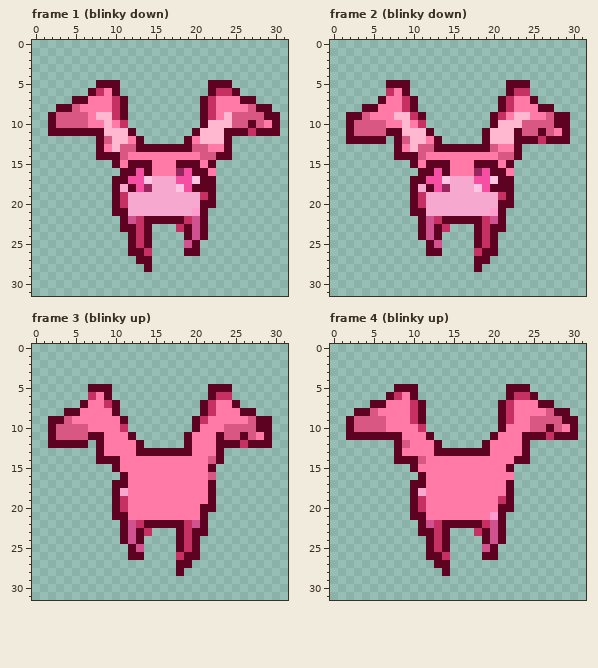
One commit to this pixel-art file: SuiseiSenSei/Assets/PixelArt/Sprite-0003.aseprite. The first picture shows the starting point.
32x32 pixels, 8 frames. Shown: frame 1 (blinky down), frame 2 (blinky down), frame 3 (blinky up), frame 4 (blinky up).
After the commit:
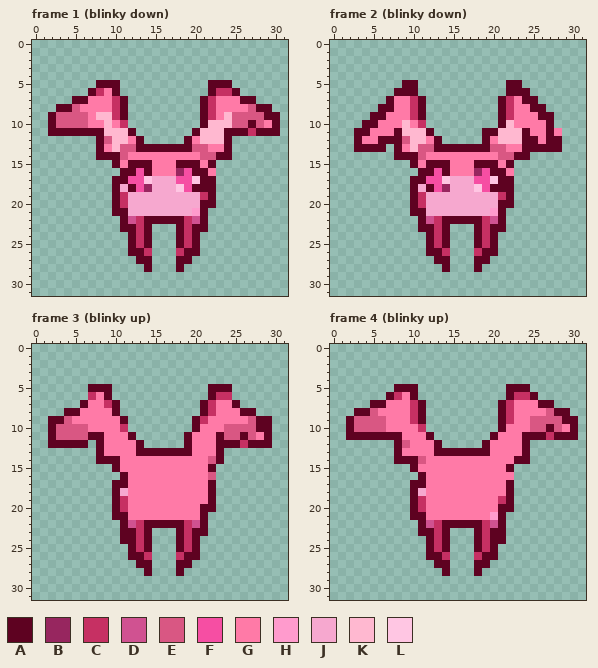
Palette (. is transparent): A #5e0221  B #97265f  C #c63063  D #d05291  E #d95783  F #f64ea3  G #ff7aa7  H #ff9bcd  J #f6a8cf  K #ffb8d0  L #ffc6e3
Change:
--- frame 1 (blinky down)
@@ x 16..23 @@
 22 AAACDA..
-23 ..CADA..
-24 ...ADA..
-25 ...DA...
-26 ...AA...
-27 ........
-28 ........
+23 ..ACAA..
+24 ..ACA...
+25 ..ACA...
+26 ..CAA...
+27 ..AA....
+28 ..A.....
 29 ........
--- frame 2 (blinky down)
@@ x 0..31 @@
  4 ................................
- 5 .......AAA............AAA.......
- 6 .......CGA............ACC.......
- 7 ......AGGCA..........ACGGA......
- 8 ....AAGGGCA..........ACGGGAA....
- 9 ..AAEGGGKKCA........ACGKKGGEAA..
-10 ..AEEEEGGKGC........AKKKEEEEAA..
-11 ..AEEEEAAKKKA......AKKKAEEAEGA..
-12 ..AAAAA.AEKKGA.....AKKKAAACAAA..
-13 ........AGKEEAAAAAAAEGGA........
-14 ........AAAEGGGGGGGGGEEA........
+ 5 .........AA...........AA........
+ 6 ........AAA...........AAA.......
+ 7 .......AGGCA.........ACGAA......
+ 8 ......AAGGCA.........ACGGAA.....
+ 9 .....AAGGGCA.........ACGGGAA....
+10 ....AAGGGKGC.........AKGGGGA....
+11 ...AAGGGAKKKA......AAKKKAGGAG...
+12 ...AGGAAAEKKGA.....AGKKKAAGAA...
+13 ...AAAA.AGKEEAAAAAAAEEGGAAAAA...
+14 ........AAAEGGGGGGGGGEEAA.......
 15 ..........AGAAAGGGAAAGA.........
@@ x 9..16 @@
 22 ..ADCAAA
-23 ..ADAC..
-24 ..ADA...
-25 ...AD...
-26 ...AA...
-27 ........
-28 ........
+23 ..AACA..
+24 ...ACA..
+25 ...ACA..
+26 ...AAC..
+27 ....AA..
+28 .....A..
 29 ........
--- frame 3 (blinky up)
@@ x 10..16 @@
 22 .ADCAAA
-23 .ADAC..
-24 .ADA...
-25 ..AD...
-26 ..AA...
-27 .......
-28 .......
+23 .AACA..
+24 .AACA..
+25 ..ACA..
+26 ..AAC..
+27 ...AA..
+28 ....A..
 29 .......
--- frame 4 (blinky up)
@@ x 16..22 @@
 22 AAACDA.
-23 ..CADA.
-24 ...ADA.
-25 ...DA..
-26 ...AA..
-27 .......
-28 .......
+23 ..ACAA.
+24 ..ACAA.
+25 ..ACA..
+26 ..CAA..
+27 ..AA...
+28 ..A....
 29 .......
